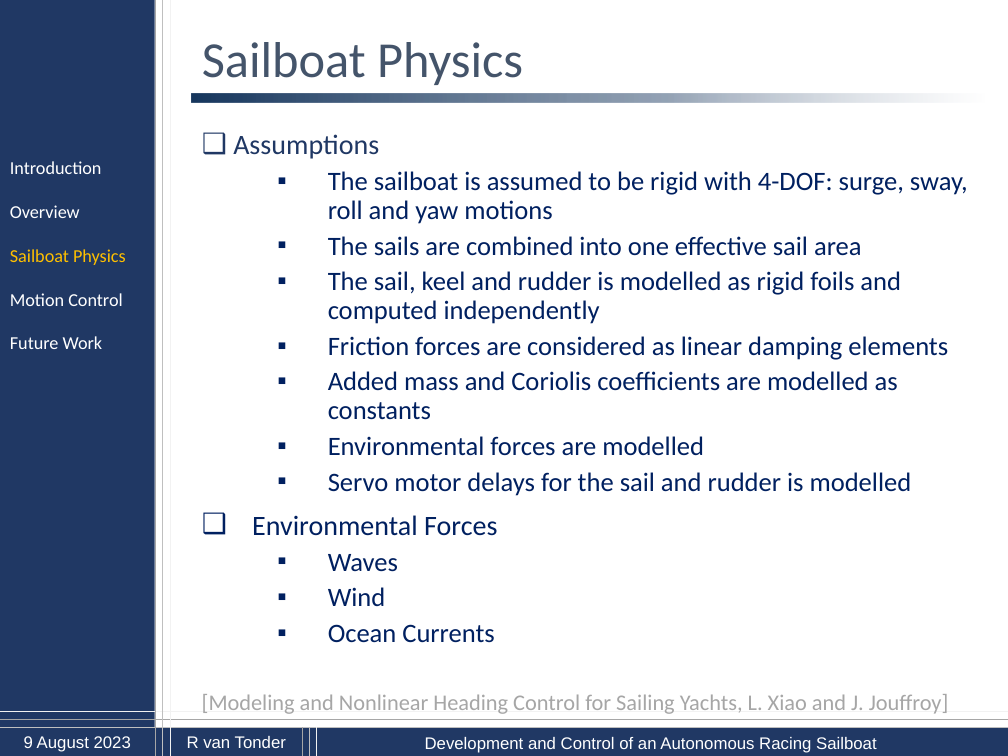
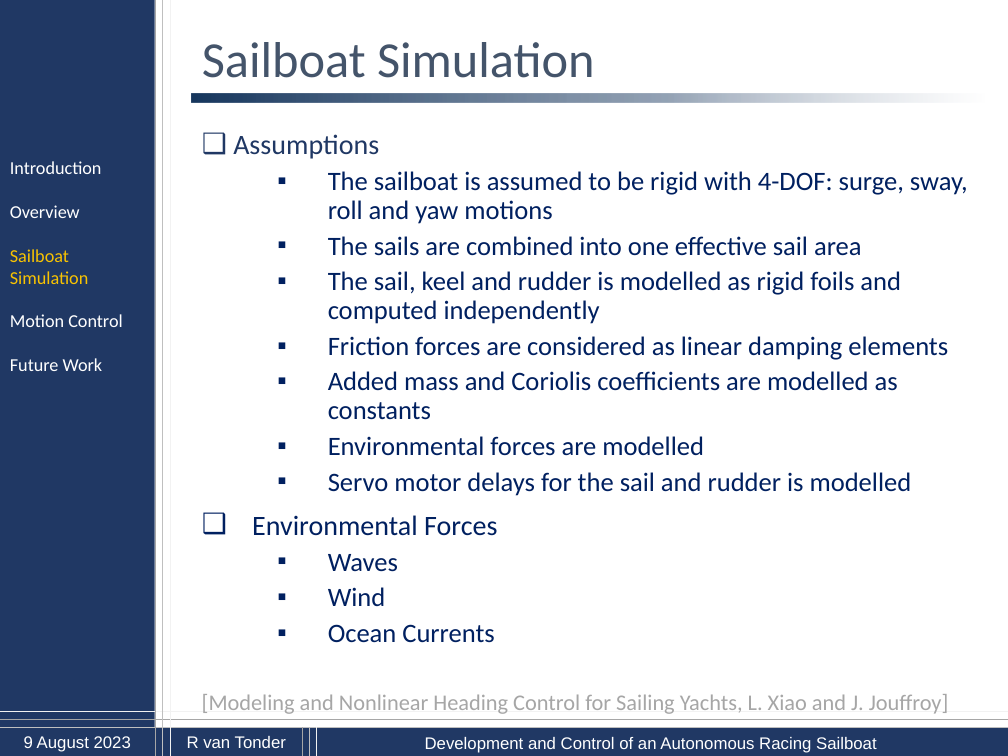
Before and after one commit to 22569596/MEng, a slide deck: slide 16 of Presentations/sailboat_Slides.pptx. Drawn at 1008x756 pixels with LibreOffice and Linux fonts; fonts in the diff are those of the drawing; background and template pictures are left out. Boxes give left, top, right and bottom in pixels: in the first picture for what was removed or moved away, otherwise in the second. Text is boxed around its words. In the diff, an @@ line names an element or a change of style, - is before the commit and + after.

```diff
--- a/Presentations/sailboat_Slides.pptx
+++ b/Presentations/sailboat_Slides.pptx
@@ text at bbox=[202, 42, 595, 78]: text changed @@
-Sailboat Physics
+Sailboat Simulation
@@ text at bbox=[10, 249, 88, 284]: text changed; text colour #FFC000 to #F8C302 @@
-Sailboat Physics
+Sailboat Simulation
```
Also in this commit, not shown: 25 other slides changed, 2 slides added.
